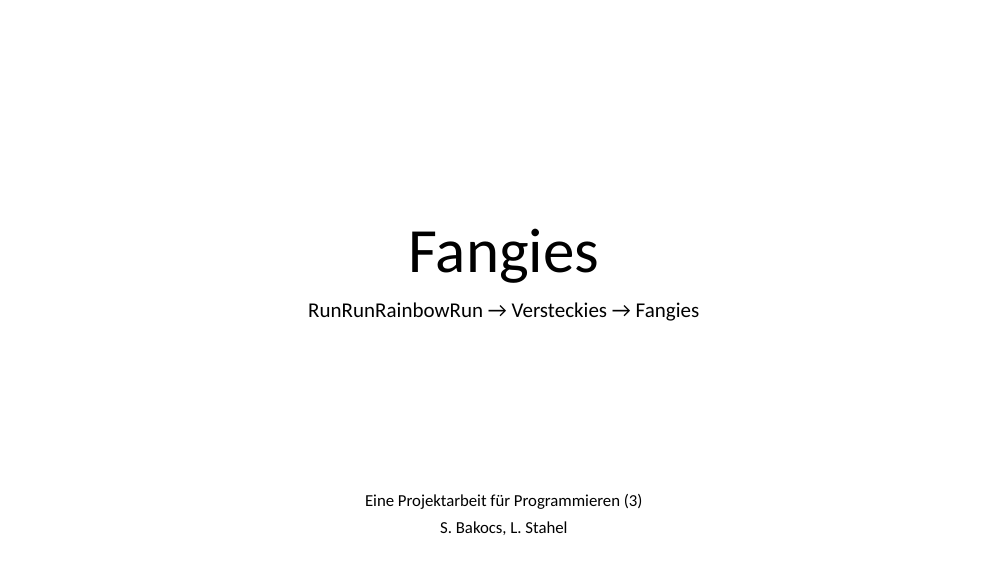
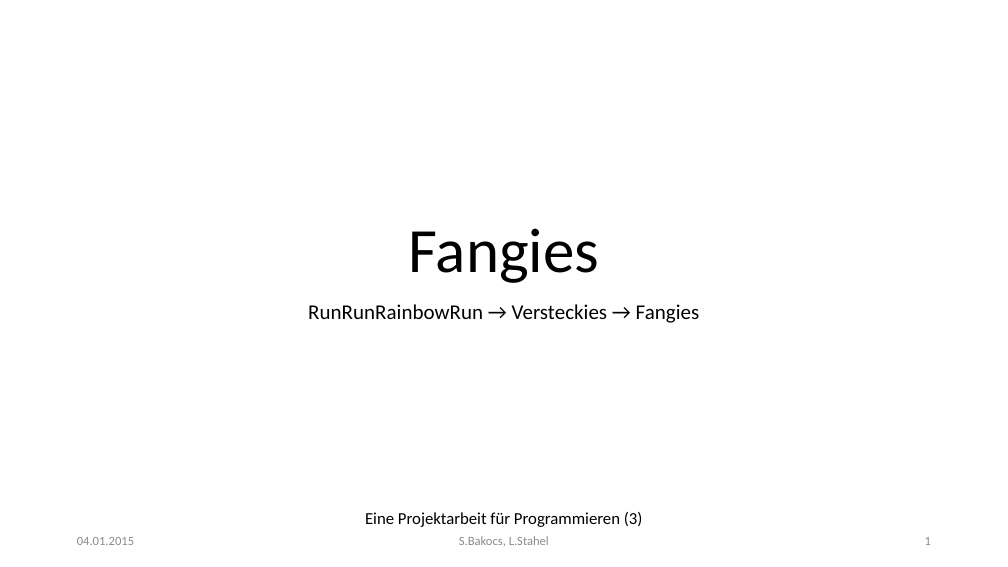
Before and after one commit to Toixinhell/Versteckies, a slide deck: slide 1 of Fangies.pptx. Drawn at 1008x567 pixels with LibreOffice and Linux fonts; fonts in the diff are those of the drawing. Boxes give left, top, right and bottom in pixels: in the first picture for what was removed or moved away, otherwise in the second. Text is boxed around its words. In the diff, an @@ line names an element or a change of style, - is before the commit and + after.

```diff
--- a/Fangies.pptx
+++ b/Fangies.pptx
@@ subtitle "RunRunRainbowRun → Versteckies → Fangies" at (x1=308, y1=304, x2=700, y2=527): line spacing 0.8 to 0.9 @@
@@ text added at (x1=77, y1=537, x2=134, y2=545), 12 pt, text #8C8C8C @@
+04.01.2015
@@ subtitle at (x1=440, y1=521, x2=567, y2=535): paragraph removed @@
-S. Bakocs, L. Stahel
@@ text added at (x1=459, y1=536, x2=549, y2=546), 12 pt, text #8C8C8C @@
+S.Bakocs, L.Stahel
@@ page number added at (x1=925, y1=537, x2=931, y2=545), 12 pt, text #8C8C8C @@
+1
```
Also in this commit, not shown: 30 other slides changed, 2 slides added, 2 slides removed.
